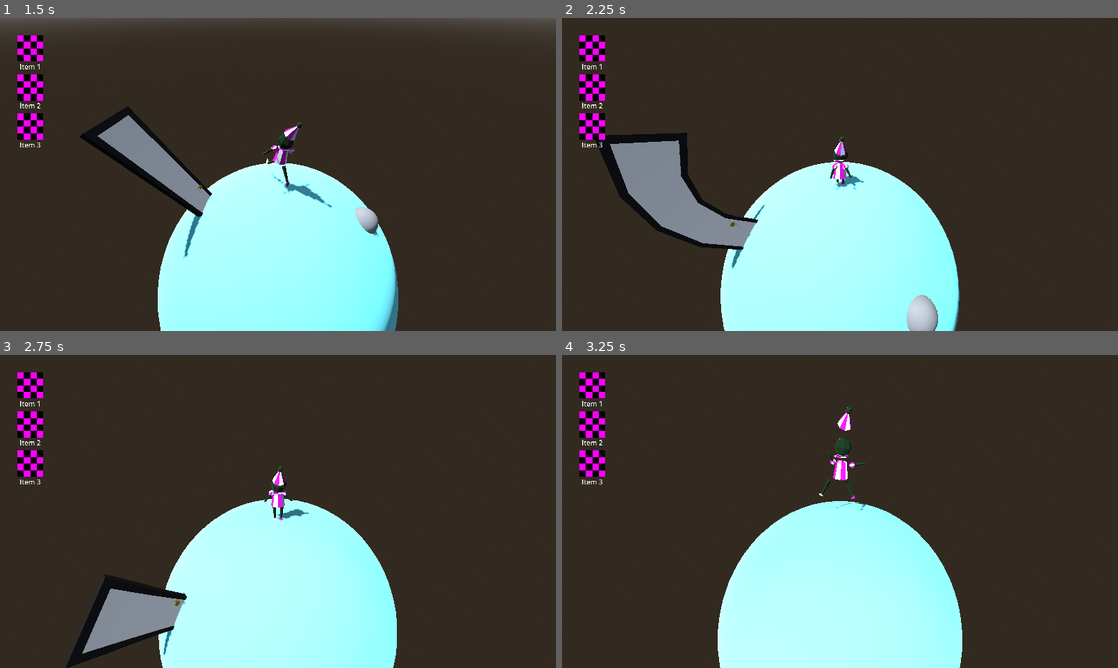
Above: before the commit, frames 1-4 (two rows, left to right).
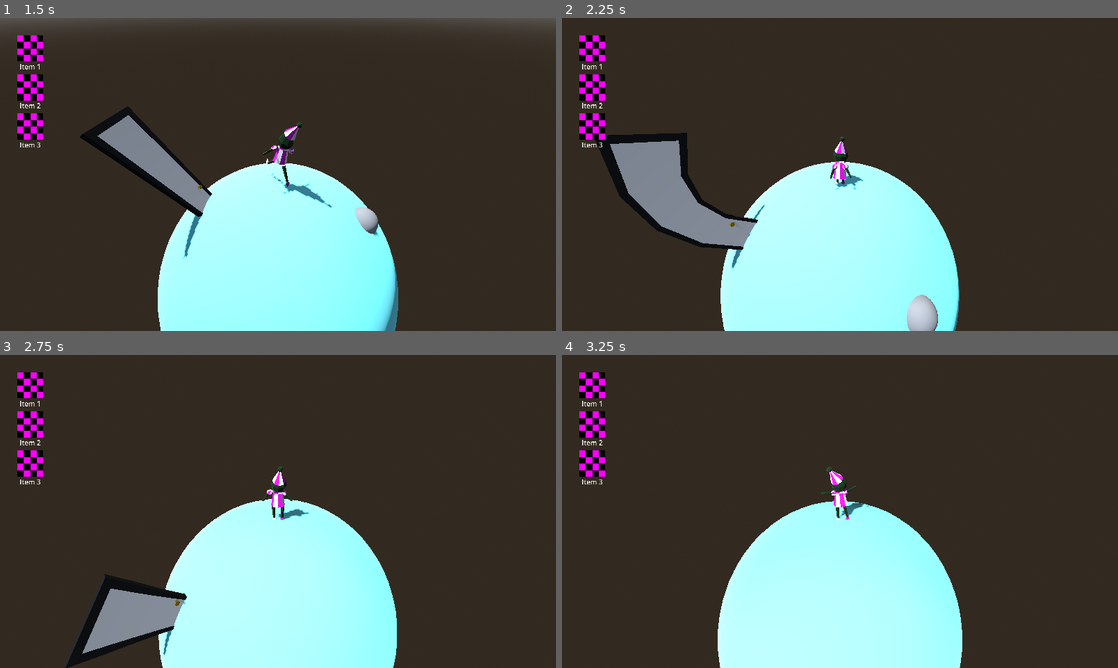
Above: after the commit, the same moments.

Repository: boner-cmd/effective-octo-pancake
Game: Godot game, scene res://Scenes/TitleScreen.tscn
Same seed, same stepped clock (60 frames per second), same inputs: the game is played once before the commit and once after it. The engine's default icon, where the game draws it, is replaced by a stand-in: a white triangle on a blue panel in a dark square. Sound files missing from this copy of the repository are replaced by a short silence.
Inputs (mouse positions are in pixels of both pictures, inside the frame that each line leads up to):
- Up to frame 1 (1.5 s): click (61, 149) at 0.5 s; tap Enter (ui_accept) at 1.25 s; move the mouse to (305, 174) at 1.27 s; hold W (up) from 1.28 s (still down); hold F (interact) from 1.28 s (still down)
- Up to frame 2 (2.25 s): keep holding W (up); tap Enter (ui_accept) at 1.52 s; move the mouse to (812, 174) at 2.02 s; release F (interact) at 2.03 s; tap Space (advance_dialogue) at 2.1 s
- Up to frame 3 (2.75 s): keep holding W (up); tap Enter (ui_accept) at 2.27 s; tap F (interact) at 2.3 s
- Up to frame 4 (3.25 s): keep holding W (up); move the mouse to (851, 505) at 2.77 s; hold F (interact) from 2.78 s (still down)

Frame 1 is identical in both runs. In frame 2, less than 0.1% of the frame differs, in the area x 48-55%, y 38-53%; in frame 3, less than 0.1%; in frame 4, 0.8%, in the area x 46-56%, y 16-53%.

Commit message:
door interaction complete

Diff:
--- a/Character Export Files/Materials/glow_placeholder.tres
+++ b/Character Export Files/Materials/glow_placeholder.tres
@@ -2,5 +2,5 @@
 
 [resource]
 emission_enabled = true
-emission = Color(1, 1, 1, 1)
+emission = Color(18.892, 18.892, 18.892, 1)
 emission_energy_multiplier = 10.0
--- a/Character Scenes/DoorAnimHandler.gd
+++ b/Character Scenes/DoorAnimHandler.gd
@@ -6,7 +6,7 @@
 const sfx_exit = preload("uid://dklltp1vyr8pp")
 
 @onready var anim_tree: AnimationTree = $AnimationTree
-@onready var player_animation_position: Node3D = $"../PlayerAnimationPosition"
+@onready var player_exit_position: Node3D = $"../PlayerAnimationPosition"
 
 enum AnimStates {IDLE, STASIS, SPAWN, DESPAWN, EXIT}
 
@@ -76,7 +76,7 @@
 func despawn_sound_player():
 	var despawn_player = audio_stream_player.duplicate()
 	despawn_player.stream = sfx_despawn
-	get_tree().root.add_child(despawn_player)
+	get_tree().root.call_deferred("add_child", despawn_player)
 	despawn_player.pitch_scale += randf_range(-0.1, 0.1)
 	despawn_player.play()
 	await despawn_player.finished
@@ -90,5 +90,15 @@
 	await exit_player.finished
 	exit_player.queue_free()
 
-func interact():
-	pass
+func interact(player : CharacterBody3D):
+	player.FUCKOFF = true
+	var rig = player.get_child(2)
+	var clone = rig.duplicate()
+	get_tree().root.add_child(clone)
+	rig.visible = false
+	rig._set_player_anim(rig.AnimStates.IDLE)
+	clone.global_position = player_exit_position.global_position
+	clone.global_rotation = player_exit_position.global_rotation
+	clone._set_player_anim(clone.AnimStates.EXIT)
+
+	_set_door_anim(AnimStates.EXIT)
--- a/Character Scenes/Door_Boiler.tscn
+++ b/Character Scenes/Door_Boiler.tscn
@@ -75,7 +75,7 @@
 shape = SubResource("CylinderShape3D_ua6hq")
 
 [node name="PlayerAnimationPosition" type="Node3D" parent="." unique_id=1635482596]
-transform = Transform3D(1, 0, 0, 0, 0.99862945, -0.052335955, 0, 0.052335955, 0.99862945, 0, 0.033, 0.6)
+transform = Transform3D(1, 0, 0, 0, 0.99862945, -0.052335955, 0, 0.052335955, 0.99862945, 0, 5.1129584, 0.60419047)
 
 [node name="AudioStreamPlayer" type="AudioStreamPlayer" parent="." unique_id=941331369]
 
--- a/Character Scenes/PlayerAnimHandler.gd
+++ b/Character Scenes/PlayerAnimHandler.gd
@@ -86,6 +86,7 @@
 
 func _set_player_anim(anim : AnimStates):
 	current_anim = anim
+	print(current_anim)
 	match current_anim:
 		AnimStates.IDLE:
 			anim_tree.set("parameters/Reset_Idle/seek_request", 0.0)
@@ -123,7 +124,9 @@
 
 			await anim_tree.animation_finished
 			_set_player_anim(AnimStates.IDLE)
+
 		AnimStates.GET:
+
 			get_sound_player()
 			anim_tree.set("parameters/Walk/blend_amount", 0.0)
 			anim_tree.set("parameters/Exit/blend_amount", 0.0)
@@ -132,6 +135,7 @@
 			anim_tree.set("parameters/Talk/blend_amount", 1.0)
 			anim_tree.set("parameters/Get/blend_amount", 1.0)
 			anim_tree.set("parameters/Give/blend_amount", 0.0)
+
 		AnimStates.GIVE:
 			give_sound_player()
 			anim_tree.set("parameters/Walk/blend_amount", 0.0)
--- a/Character Scenes/PlayerController.gd
+++ b/Character Scenes/PlayerController.gd
@@ -23,6 +23,8 @@
 var convo_flip_1 = true
 var convo_flip_2 = true
 var convo_flip_3 = true
+
+var FUCKOFF = false
 
 var Idle_Check : bool = false
 
@@ -56,7 +58,7 @@
 	if event.is_action_pressed("toggle_map"):
 		Input.mouse_mode = Input.MOUSE_MODE_VISIBLE
 
-	if is_on_floor() and event.is_action_pressed("jump"):
+	if is_on_floor() and event.is_action_pressed("jump") and clown.current_anim != clown.AnimStates.EXIT:
 		clown._set_player_anim(clown.AnimStates.JUMP)
 
 func _unhandled_input(event: InputEvent) -> void:
@@ -89,6 +91,9 @@
 			DialogueManager.CONV_STATE.COMPLETE:
 				clown._set_player_anim(clown.AnimStates.IDLE)
 		movement_frozen = true
+	elif FUCKOFF:
+		movement_frozen = true
+		velocity = Vector3(0,0,0)
 	else:
 		movement_frozen = false
 		convo_flip_1 = true
--- a/Character Scenes/clown_rig_fbx.tscn
+++ b/Character Scenes/clown_rig_fbx.tscn
@@ -58,6 +58,7 @@
 [sub_resource type="AnimationNodeBlend2" id="AnimationNodeBlend2_stcd8"]
 
 [sub_resource type="AnimationNodeBlendTree" id="AnimationNodeBlendTree_7bg5t"]
+graph_offset = Vector2(187.47327, 565.688)
 nodes/output/position = Vector2(1800, 120)
 nodes/Anim_Idle/node = SubResource("AnimationNodeAnimation_ecp6r")
 nodes/Anim_Idle/position = Vector2(-80, -220)
--- a/Character Scenes/door.tscn
+++ b/Character Scenes/door.tscn
@@ -2,6 +2,7 @@
 
 [ext_resource type="Script" uid="uid://nx54407x73xm" path="res://Character Scenes/DoorAnimHandler.gd" id="1_op1q4"]
 [ext_resource type="PackedScene" uid="uid://dgx7y2tmwq846" path="res://Character Export Files/clown/DoorStuff/door_TSCN.tscn" id="2_op1q4"]
+[ext_resource type="Material" uid="uid://cipybu1vobpug" path="res://Character Export Files/Materials/glow_placeholder.tres" id="3_63ed3"]
 
 [sub_resource type="AnimationNodeAnimation" id="AnimationNodeAnimation_6yyf7"]
 animation = &"DoorExit"
@@ -86,18 +87,13 @@
 parameters/Reset_DoorSpawn/seek_request = -1.0
 parameters/Door_Idle/blend_amount = 1.0
 parameters/DoorExit/blend_amount = 0.0
-"parameters/TimeScale 3/scale" = 1.0
+"parameters/TimeScale 3/scale" = 2.0
 parameters/DoorIdle_Reset/seek_request = -1.0
 
 [node name="DoorAnims" parent="." unique_id=1938978798 instance=ExtResource("2_op1q4")]
 
-[node name="Skeleton3D" parent="DoorAnims" index="0" unique_id=1115533347]
-bones/1/position = Vector3(1.3280718, 8.3063635e-16, 0)
-bones/1/scale = Vector3(1, 0.7444445, 1)
-bones/2/rotation = Quaternion(0.9996079, 0.0280008, -6.120631e-17, 1.7144901e-18)
-bones/3/position = Vector3(1.1175799, 0.47247896, -4.318813e-16)
-bones/3/rotation = Quaternion(0.9996079, 0.02800081, -1.2070214e-16, 5.7777216e-17)
-bones/3/scale = Vector3(1, 0.7444445, 1)
+[node name="Viewport" parent="DoorAnims/Skeleton3D" parent_id_path=PackedInt32Array(1938978798, 1115533347) index="1" unique_id=2090780855]
+surface_material_override/0 = ExtResource("3_63ed3")
 
 [node name="DoorCollider" type="StaticBody3D" parent="." unique_id=1935212185]
 collision_layer = 2
--- a/Character Scenes/interaction_detector.gd
+++ b/Character Scenes/interaction_detector.gd
@@ -13,6 +13,14 @@
 	if event.is_action_pressed("interact") and current_npc:
 		current_npc.interact()
 		interact_ui.visible = false
+
+	#initiate exit animation
+	if event.is_action_pressed("interact") and current_exit:
+		var exit
+		exit = current_exit.get_parent()
+		var player = self.get_parent()
+		exit.interact(player)
+
 
 func _on_area_entered(area: Area3D) -> void:
 	if area.is_in_group("Door"):
--- a/Scenes/MainScene.tscn
+++ b/Scenes/MainScene.tscn
@@ -20,6 +20,19 @@
 transform = Transform3D(1, 0, 0, 0, 1, 0, 0, 0, 1, 0, 5.645, 0)
 collision_mask = 6
 planet = NodePath("../DefaultLoadingPlanet")
+
+[node name="Skeleton3D" parent="PlayerCharacter/ClownRigFBX/Rig" parent_id_path=PackedInt32Array(700328766, 77601808, 1346645065) index="0" unique_id=1334537233]
+bones/2/position = Vector3(-0.0011467235, 0.002524902, 0.0003706064)
+bones/2/rotation = Quaternion(0.02216755, 0.0041761817, -0.04048715, 0.9989255)
+bones/3/rotation = Quaternion(-0.0030049384, -0.0016402706, -0.07543147, 0.9971451)
+bones/4/rotation = Quaternion(-0.925464, 0.0686871, -0.3272313, 0.17809637)
+bones/6/rotation = Quaternion(-0.17203894, 0.14195676, 0.9686031, -0.109813966)
+bones/8/rotation = Quaternion(0.9835253, 0.17652532, -0.03655091, 0.013451418)
+bones/9/rotation = Quaternion(0.070988365, 0.012401652, 0.023071257, 0.9971332)
+bones/10/rotation = Quaternion(0.9819164, 0.16532433, 0.088516936, 0.025937038)
+bones/11/rotation = Quaternion(-0.031185754, -0.02932609, -0.0005048418, 0.99908316)
+bones/12/rotation = Quaternion(-0.013178121, -0.006456093, 0.067394994, 0.99761856)
+bones/13/rotation = Quaternion(0.08117428, 0.035492223, -0.04850132, 0.9948863)
 
 [node name="DefaultLoadingPlanet" type="StaticBody3D" parent="." unique_id=7469528]
 collision_layer = 2
